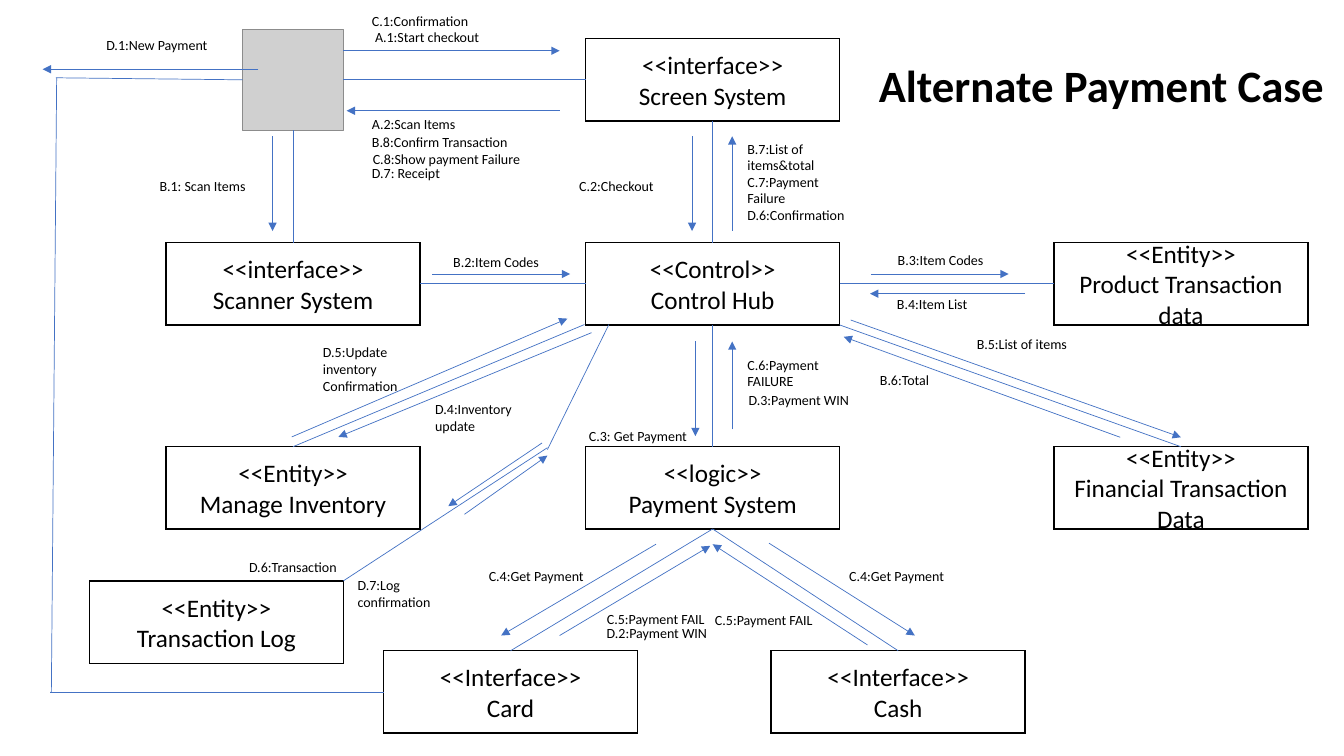
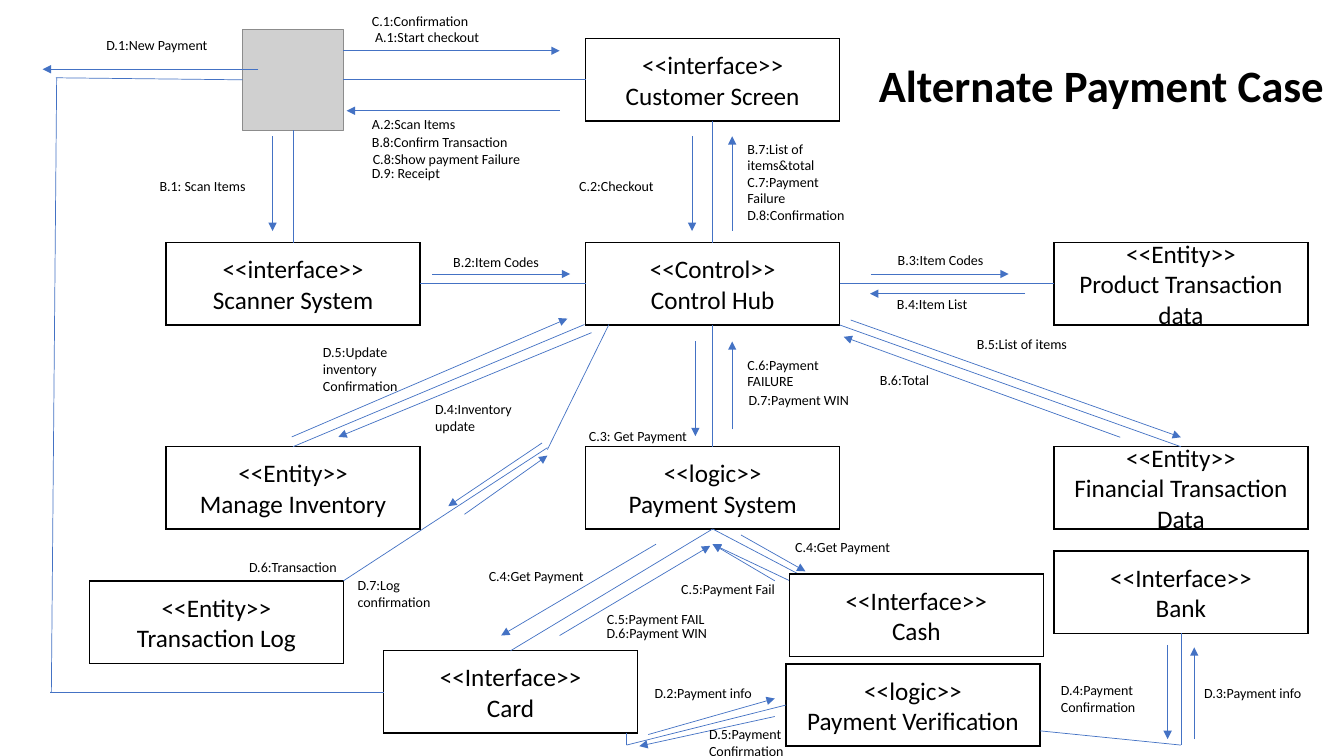
Before and after one commit to maw79/ExcServer, a slide deck: slide 3 of CSENG_PPT.pptx. Drawn at 1344x756 pixels with LibreOffice and Linux fonts; fonts in the diff are those of the drawing; grey boxes stand for pictures. Boxes give left, top, right and bottom in pixels: in the first picture for what was removed or moved away, otherwise in the second. Text is boxed around its words. In the diff, an @@ line names an element or a change of style, - is before the commit and + after.

```diff
--- a/CSENG_PPT.pptx
+++ b/CSENG_PPT.pptx
@@ text in rectangle at [626,88,800,106]: text changed @@
-Screen System
+Customer Screen
@@ text at [372,166,440,181]: text changed @@
-D.7: Receipt
+D.9: Receipt
@@ text at [747,210,844,220]: text changed @@
-D.6:Confirmation
+D.8:Confirmation
@@ text at [749,396,849,408]: text changed @@
-D.3:Payment WIN
+D.7:Payment WIN
@@ line moved from (713, 529) - (898, 651) to (713, 529) - (843, 597) @@
@@ arrow moved from (769, 543) - (915, 635) to (741, 535) - (806, 572) @@
@@ text "C.4:Get Payment": place and size @@
-text "C.4:Get Payment" at [849,572,944,584]
+text "C.4:Get Payment" at [795,543,890,555]
@@ arrow moved from (868, 645) - (713, 544) to (806, 589) - (713, 544) @@
@@ arrow added from (775, 581) to (713, 544), #4472C4 0.5 pt @@
@@ rectangle added at [1055,552,1309,634], fill #FFFFFF, outline #000000 1 pt, 18 pt, text #000000 @@
+<<Interface>>
+Bank
@@ text at [681,584,775,597]: text changed @@
-C.5:Payment FAIL
+C.5:Payment Fail
@@ rectangle "<<Interface>>": place and size @@
-rectangle "<<Interface>>" at [771,651,1025,734]
+rectangle "<<Interface>>" at [789,574,1044,656]
@@ text at [607,626,707,641]: text changed @@
-D.2:Payment WIN
+D.6:Payment WIN
@@ arrow added from (1168, 645) to (1168, 739), #4472C4 0.5 pt @@
@@ line added from (1182, 633) to (1182, 745), #4472C4 0.5 pt @@
@@ arrow added from (1195, 739) to (1195, 647), #4472C4 0.5 pt @@
@@ text added at [655,688,752,701], 10 pt, text #000000 @@
+D.2:Payment info
@@ rectangle added at [786,664,1041,747], fill #FFFFFF, outline #000000 1 pt, 18 pt, text #000000 @@
+<<logic>>
+Payment Verification
@@ text added at [1061,686,1135,712], 10 pt, text #000000 @@
+D.4:Payment Confirmation
@@ text added at [1204,688,1301,701], 10 pt, text #000000 @@
+D.3:Payment info
@@ line added from (627, 745) to (786, 705), #4472C4 0.5 pt @@
@@ arrow added from (775, 717) to (639, 746), #4472C4 0.5 pt @@
@@ arrow added from (648, 735) to (775, 699), #4472C4 0.5 pt @@
@@ line added from (627, 733) to (627, 745), #4472C4 0.5 pt @@
@@ text added at [709,728,781,742], 10 pt, text #000000 @@
+D.5:Payment Confirmation
@@ line added from (1182, 745) to (1041, 731), #4472C4 0.5 pt @@
```
Also in this commit, not shown: 10 other slides changed.
